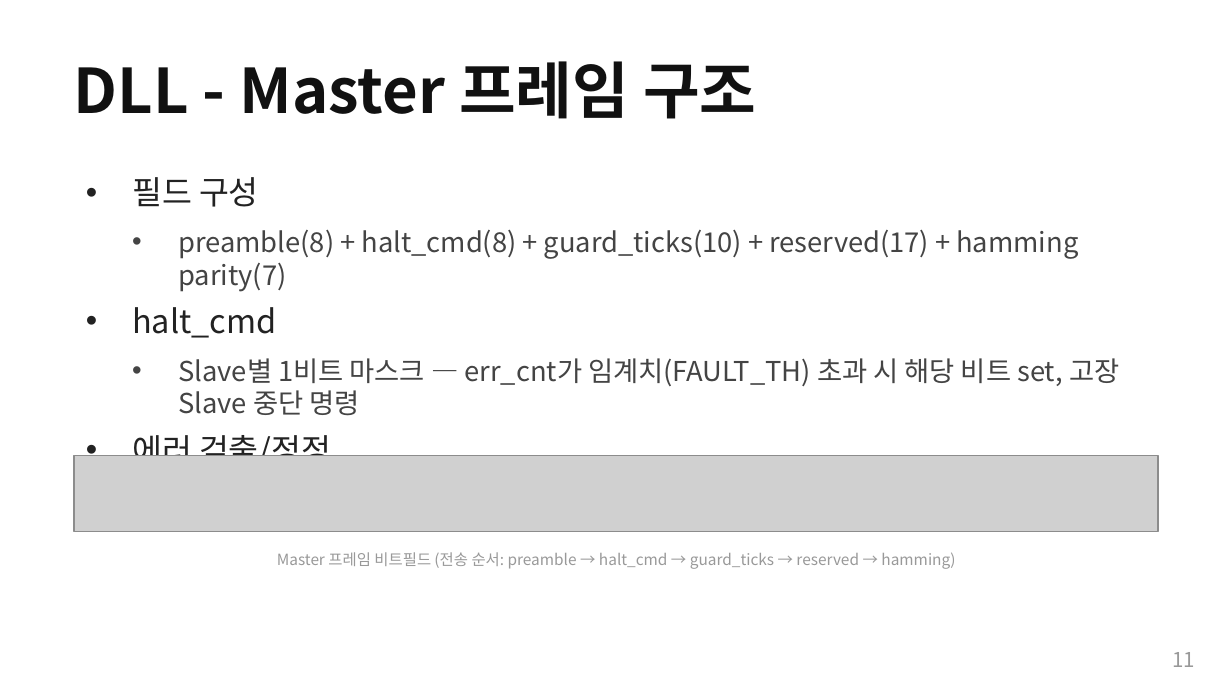
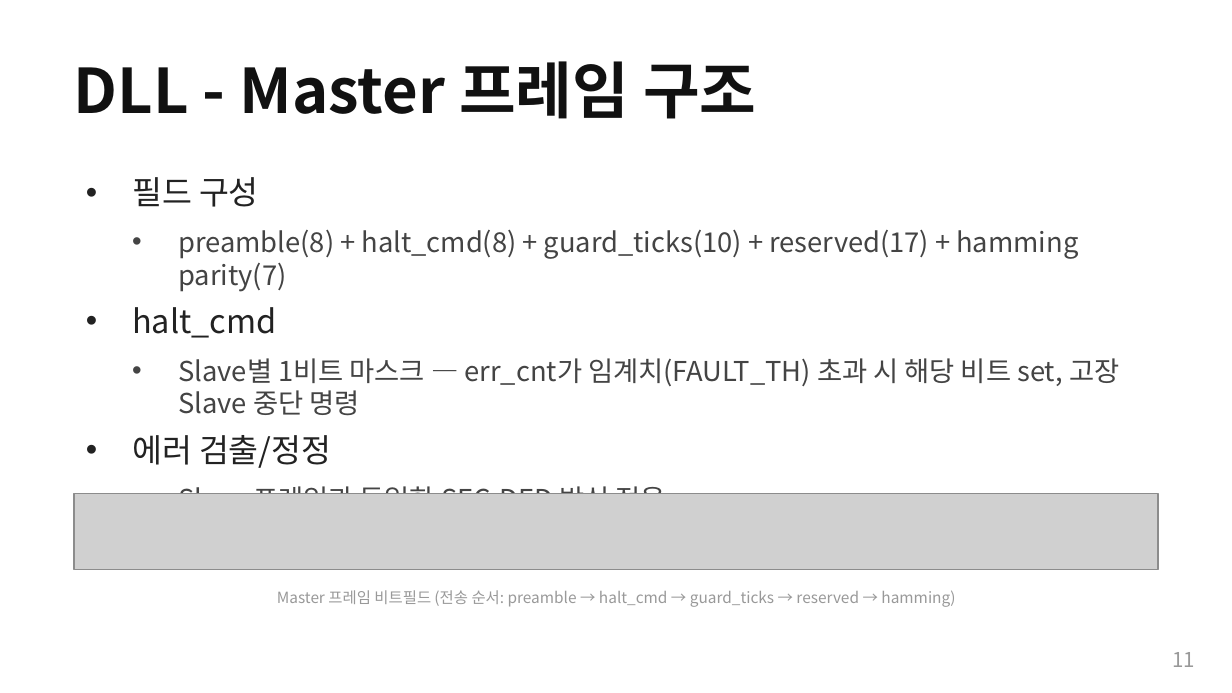
Before and after one commit to Woodong02/SoC_Design_and_Programming, a slide deck: slide 11 of presentation_full.pptx. Drawn at 1232x693 pixels with LibreOffice and Linux fonts; fonts in the diff are those of the drawing; grey boxes stand for pictures. Boxes give left, top, right and bottom in pixels: in the first picture for what was removed or moved away, otherwise in the second. Text is boxed around its words. In the diff, an @@ line names an element or a change of style, - is before the commit and + after.

```diff
--- a/presentation_full.pptx
+++ b/presentation_full.pptx
@@ picture: place and size @@
-picture at (74, 456, 1158, 532)
+picture at (74, 494, 1158, 570)
@@ text "Master 프레임 비트필드 (전송 순서: ...": place and size @@
-text "Master 프레임 비트필드 (전송 순서: ..." at (277, 552, 955, 569)
+text "Master 프레임 비트필드 (전송 순서: ..." at (277, 590, 955, 607)
```
Also in this commit, not shown: 14 other slides changed, 3 other files.
